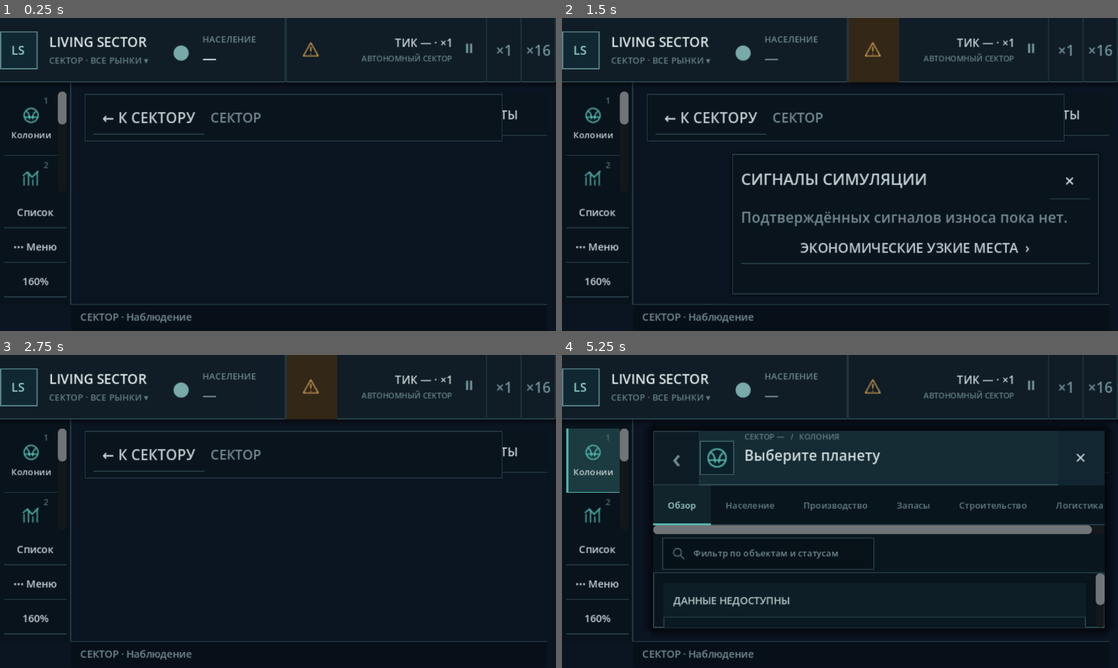
Above: before the commit, frames 1-4 (two rows, left to right).
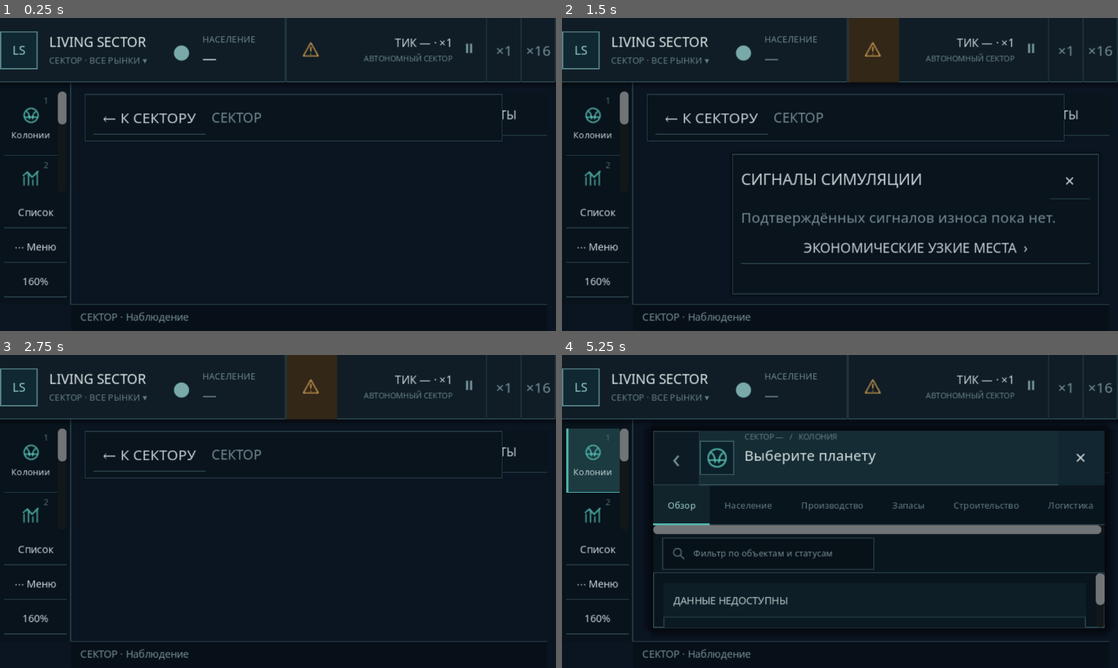
Above: after the commit, the same moments.

Repository: Mefits/Living-Sector
Game: Godot game, scene res://scenes/main.tscn
Same seed, same stepped clock (60 frames per second), same inputs: the game is played once before the commit and once after it.
Inputs (mouse positions are in pixels of both pictures, inside the frame that each line leads up to):
- Up to frame 1 (0.25 s): no input
- Up to frame 2 (1.5 s): click "СЕКТОР · ВСЕ РЫНКИ ▾" at 0.5 s; click (873, 49) at 1.25 s
- Up to frame 3 (2.75 s): click "0" at 2 s
- Up to frame 4 (5.25 s): click "⏸" at 2.75 s; click "×1" at 3.5 s; click "×16" at 4.25 s; click "1" at 5 s

The runs differ from the first frame. In frame 1, 1.7% of the frame differs, in the area x 2-99%, y 5-98%; in frame 2, 4.2%; in frame 3, 1.7%; in frame 4, 2.9%.

Commit message:
feat(ui): use native Figma font stack and restore keyboard focus affordances [skip ci]

Diff:
--- a/godot/scripts/view/ls_ui_components.gd
+++ b/godot/scripts/view/ls_ui_components.gd
@@ -40,7 +40,7 @@
     button.text = text
     button.theme_type_variation = (
         &"LSPrimaryButton" if prominent else &"LSSecondaryButton")
-    button.focus_mode = Control.FOCUS_NONE
+    button.focus_mode = Control.FOCUS_ALL
     if action.is_valid():
         button.pressed.connect(action)
     else:
@@ -85,7 +85,7 @@
     var button := Button.new()
     button.text = text
     button.theme_type_variation = &"LSActiveTabButton" if active else &"LSTabButton"
-    button.focus_mode = Control.FOCUS_NONE
+    button.focus_mode = Control.FOCUS_ALL
     button.custom_minimum_size.y = 36
     button.tooltip_text = text
     button.pressed.connect(action)
@@ -121,7 +121,7 @@
         var button := Button.new()
         # Figma dense-row has visible hover/pressed decoration.
         button.flat = false
-        button.focus_mode = Control.FOCUS_NONE
+        button.focus_mode = Control.FOCUS_ALL
         button.theme_type_variation = (
             &"LSRowActionOdd" if odd else &"LSRowActionEven")
         button.pressed.connect(action)
--- a/godot/scripts/view/ls_ui_theme.gd
+++ b/godot/scripts/view/ls_ui_theme.gd
@@ -23,6 +23,13 @@
 
 static func build() -> Theme:
     var ui_theme: Theme = THEME_SOURCE.duplicate(true) as Theme
+    # Browser design lists IBM Plex Sans > Segoe UI > Arial.
+    # SystemFont resolves installed fonts on each Windows/Linux platform,
+    # avoiding embedded font binaries and their distribution licensing.
+    var ui_font := SystemFont.new()
+    ui_font.font_names = PackedStringArray([
+        "IBM Plex Sans", "Segoe UI", "Arial", "Noto Sans"])
+    ui_theme.default_font = ui_font
     # Figma Make 58px HUD vocabulary.
     ui_theme.set_type_variation(&"LSHeaderPanel", &"PanelContainer")
     ui_theme.set_type_variation(&"LSHeaderResource", &"PanelContainer")
@@ -455,4 +462,19 @@
         ui_theme.set_stylebox(&"pressed", variation, row_pressed)
         ui_theme.set_stylebox(&"focus", variation,
             _flat(Color.TRANSPARENT, Color.TRANSPARENT))
+    # Figma button:focus-visible has a 1px teal outline. Keyboard tab
+    # focus must remain visible after migrating controls to native Buttons.
+    var focus_outline := _flat(Color.TRANSPARENT, Color("#53B5AC"),
+        0, 0, 0, 1, 1, 1)
+    ui_theme.set_stylebox(&"focus", &"Button", focus_outline)
+    for role in [
+            &"LSPrimaryButton", &"LSSecondaryButton",
+            &"LSHUDActionButton", &"LSTabButton", &"LSActiveTabButton",
+            &"LSNavButton", &"LSNavButtonSelected", &"LSNavUtilityButton",
+            &"LSOutlinerItem", &"LSOutlinerSelectedItem", &"LSOutlinerGroup",
+            &"LSOutlinerFilter", &"LSOutlinerFilterActive", &"LSLinkButton",
+            &"LSIssueButton", &"LSCriticalIssueButton", &"LSChainStage",
+            &"LSHeaderSpeed", &"LSHeaderAlert", &"LSHeaderScope",
+            &"LSRowActionEven", &"LSRowActionOdd"]:
+        ui_theme.set_stylebox(&"focus", role, focus_outline)
     return ui_theme
Not shown, changed: godot/ui_reference/figma_make_v1/STATUS.md
